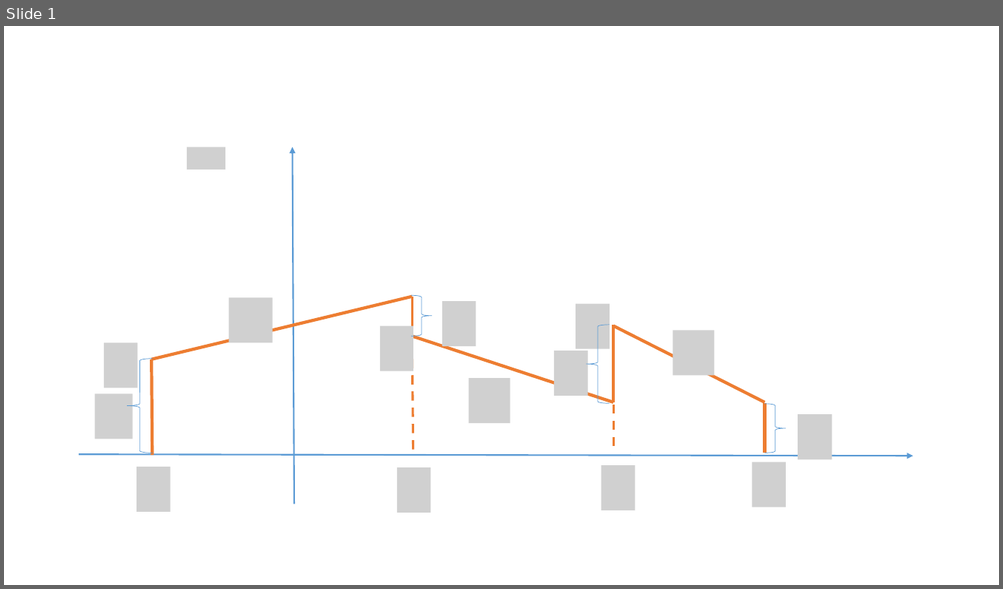
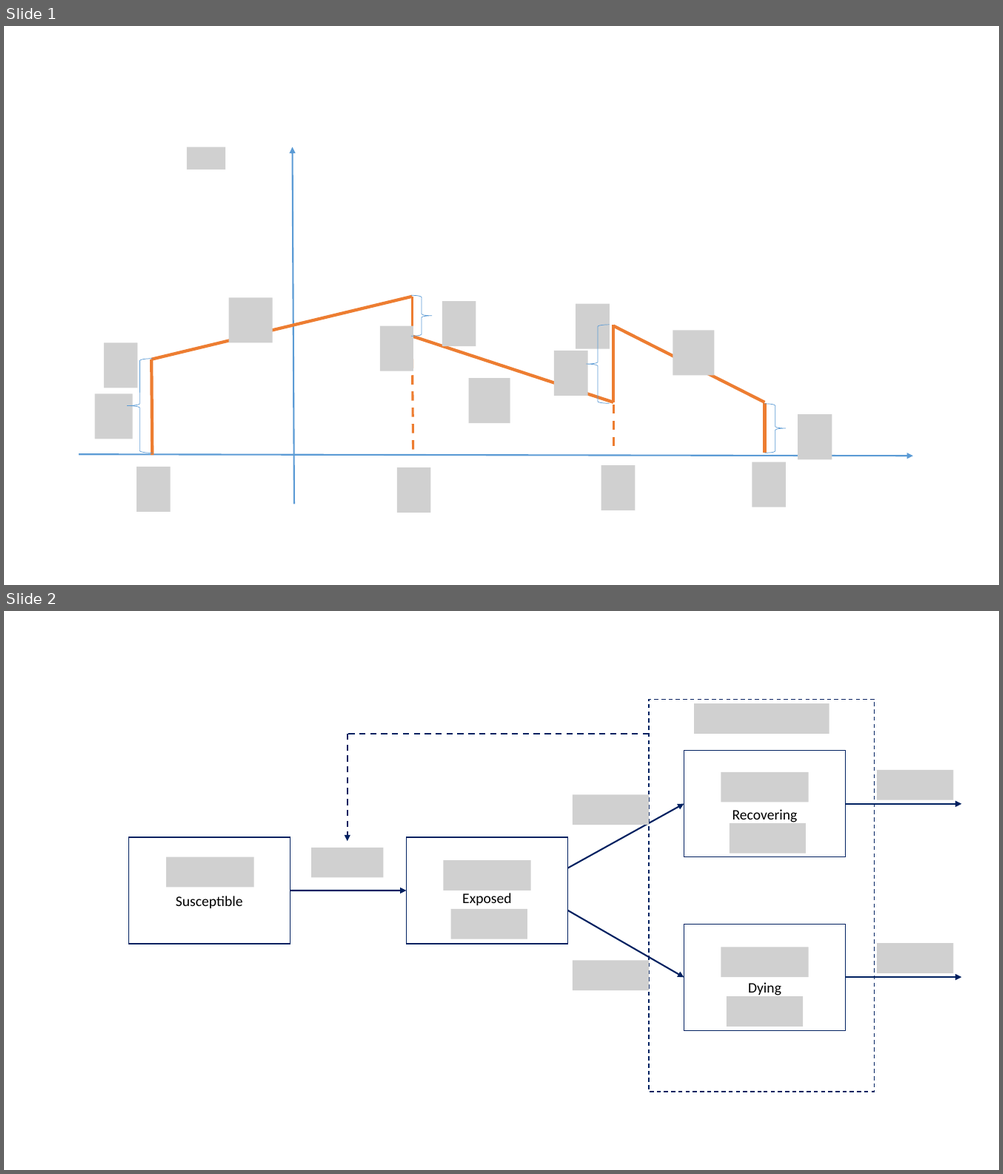
Before and after one commit to griano/epistoch, a slide deck: paper/epistoch/figures/pics.pptx. Shown one above the other, each under a label of ours: slide 1 before the commit, slides 1 and 2 after it. The pictures are 1003x589 and 1003x1174 pixels, drawn with LibreOffice and Linux fonts; fonts in the diff are those of the drawing; grey boxes stand for pictures; background and template pictures are left out. Boxes give left, top, right and bottom in pixels: in the first picture for what was removed or moved away, otherwise in the second. Text is boxed around its words. In the diff, an @@ line names an element or a change of style, - is before the commit and + after.

```diff
--- a/paper/epistoch/figures/pics.pptx
+++ b/paper/epistoch/figures/pics.pptx
@@ slide 2 added at (4,611,999,1170), background #FFFFFF @@
@@ rectangle added at (649,699,874,1092), outline #002060 1 pt dashed @@
@@ picture added at (694,703,829,733) @@
@@ arrow added from (347, 734) to (347, 842), #002060 1.5 pt dashed @@
@@ line added from (649, 734) to (348, 734), #002060 1.5 pt dashed @@
@@ rectangle added at (684,751,845,857), outline #002060 1 pt @@
@@ picture added at (721,772,808,802) @@
@@ picture added at (877,770,953,800) @@
@@ arrow added from (568, 869) to (684, 804), #002060 1.5 pt @@
@@ picture added at (572,795,649,824) @@
@@ text added at (732,809,797,823), 14 pt, text #000000 @@
+Recovering
@@ arrow added from (845, 804) to (962, 804), #002060 1.5 pt @@
@@ picture added at (729,823,805,854) @@
@@ rectangle added at (128,837,290,944), outline #002060 1 pt @@
@@ picture added at (311,848,383,877) @@
@@ rectangle added at (406,837,568,944), outline #002060 1 pt @@
@@ picture added at (166,857,253,887) @@
@@ picture added at (444,861,531,891) @@
@@ text added at (176,896,243,908), 14 pt, text #000000 @@
+Susceptible
@@ arrow added from (290, 891) to (406, 891), #002060 1.5 pt @@
@@ text added at (462,893,511,906), 14 pt, text #000000 @@
+Exposed
@@ picture added at (451,909,527,940) @@
@@ arrow added from (568, 911) to (684, 977), #002060 1.5 pt @@
@@ rectangle added at (684,924,845,1031), outline #002060 1 pt @@
@@ picture added at (572,961,649,991) @@
@@ picture added at (721,948,808,977) @@
@@ picture added at (877,944,953,974) @@
@@ text added at (748,982,781,997), 14 pt, text #000000 @@
+Dying
@@ arrow added from (845, 977) to (962, 977), #002060 1.5 pt @@
@@ picture added at (726,997,802,1027) @@
```
Also in this commit, not shown: 5 other files.
